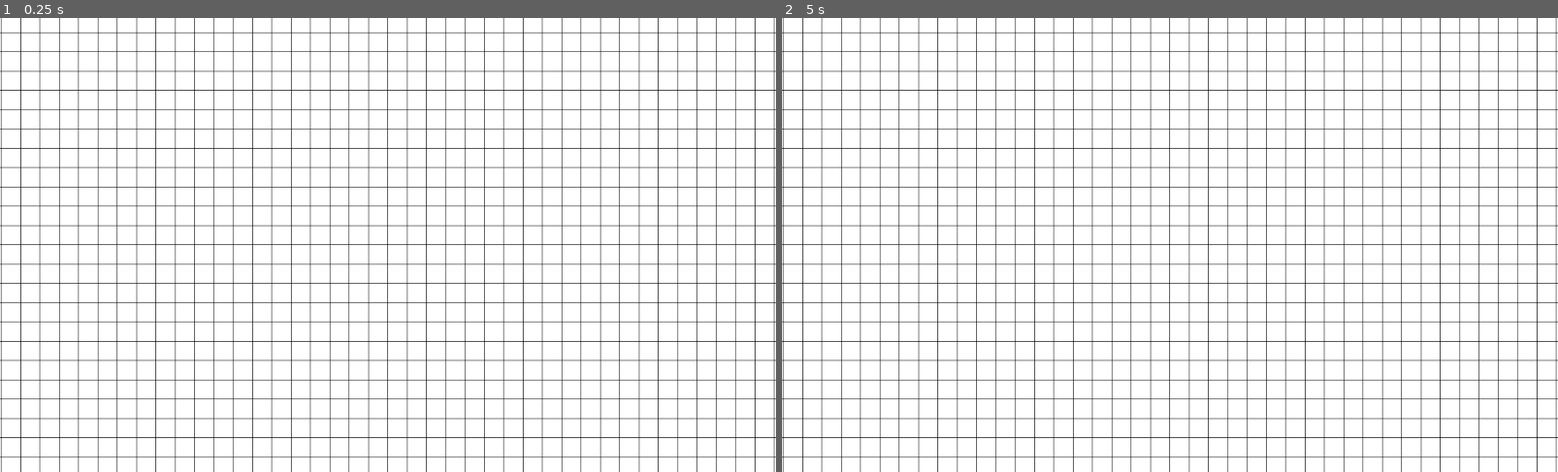
Above: before the commit, frames 1-2 (left to right).
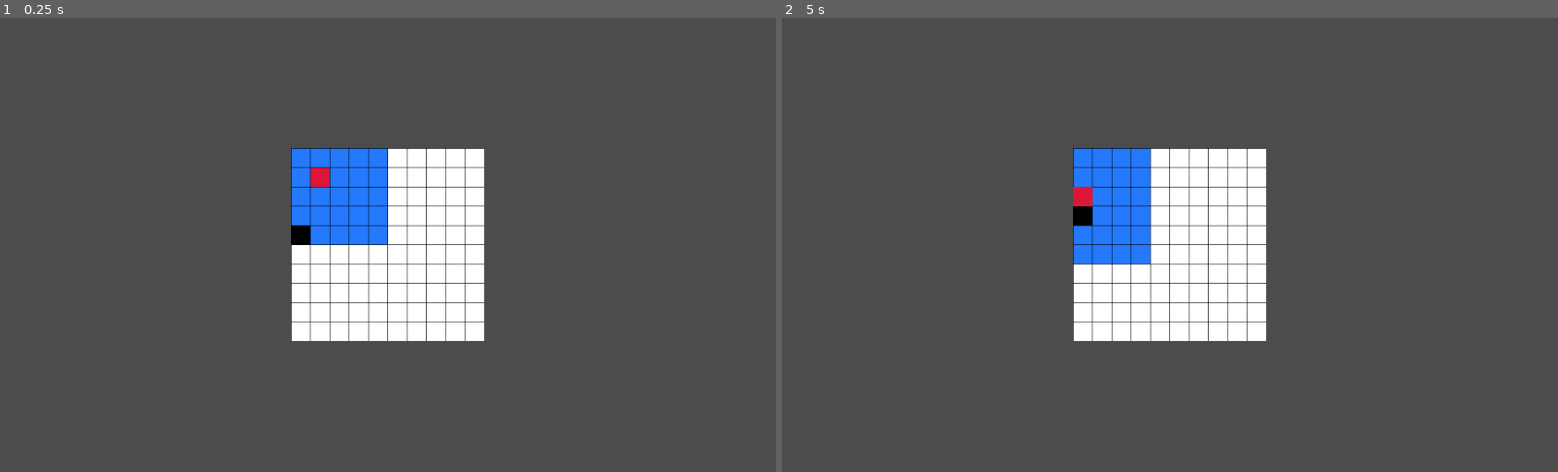
Above: after the commit, the same moments.

Repository: game-progamming-2019/PaperRacer
Game: Godot game, scene res://scenes/Game/Game.tscn
Two runs of this game, one before a commit and one after it. Both use one fixed random seed, a clock stepped at 60 frames per second and the inputs below.
Inputs (mouse positions are in pixels of both pictures, inside the frame that each line leads up to):
- Up to frame 1 (0.25 s): no input
- Up to frame 2 (5 s): tap Enter at 0.5, 2, 3.5 s; move the mouse to (1340, 222) at 0.52 s; click (1340, 222) at 0.67 s; tap Space at 1.25, 2.75, 4.25 s; drag from (1014, 267) to (789, 22) at 1.27 s; move the mouse to (1247, 145) at 2.02 s; click (1247, 145) at 2.17 s; drag from (1131, 335) to (789, 40) at 2.77 s; move the mouse to (1402, 313) at 3.52 s; click (1402, 313) at 3.67 s; drag from (937, 176) to (789, 63) at 4.27 s

The runs differ from the first frame. In frame 1, 90% of the frame differs, in the area x 0-100%, y 0-100%; in frame 2, 90%.
Error after the commit: Attempt to call function 'get_parent' in base 'null instance' on a null instance. (res://scenes/Game/Game.gd:40)

Commit message:
Turn.gd script written, Distincition between KI and Human

Diff:
--- a/scenes/Driver/Driver.gd
+++ b/scenes/Driver/Driver.gd
@@ -3,11 +3,13 @@
 
 var NAME: String
 var VEHICLE: Vehicle
+var KI: bool
 var _position: Vector2
 
-func _init(name, vehicle):
+func _init(name, vehicle, ki):
 	self.NAME = name
 	self.VEHICLE = vehicle
+	self.KI = ki
 	self.set_texture(VEHICLE.getTexture())
 
 func setPosition(x, y):
--- a/scenes/Game/Camera.gd
+++ b/scenes/Game/Camera.gd
@@ -9,7 +9,7 @@
 var move_camera = false
 var start_position = Vector2.ZERO
 
-func _initiliase():
+func initialise():
 	self.position = Vector2((Settings.ROWS / 2) * Settings.RECTANGLE_SIZE, (Settings.COLUMNS / 2) * Settings.RECTANGLE_SIZE)
 
 func _input(event):
--- a/scenes/Game/Game.gd
+++ b/scenes/Game/Game.gd
@@ -2,42 +2,36 @@
 # Erstellt 14.09.2019
 extends Node2D
 
+# Skript das sich nur um das rundenbasierte Verhalten kümmert
+# Erzeugt einen Thread
+const Turn = preload("res://scripts/gamemaster/Turn.gd")
+var TURNMANAGER = null
+
+# Notwendig für das richtige Verhalten der Funktion "Driver_Turn()" innerhalb von Turn.gd
 signal mouse_click
+signal action_finished
 
+# Speichert alle Teilnehmer des Rennens
 var Participants = []
 var clicked_node: Node2D
 
 # Called when the node enters the scene tree for the first time.
 func _ready():
 
-	$Racetrack._initialise(100, 100)
-	$Camera._initiliase()
+	$Racetrack.initialise(10, 10)
+	$Camera.initialise()
+
+	# Call by Reference, Participants vergibt nur eine Referenz auf sich.
+	TURNMANAGER = Turn.new(self, $Racetrack, Participants)
 
 	#	$Racetrack.RECTANGLES[4][4].highlight()
 	#	yield(get_tree().create_timer(2), "timeout")
 	#	$Racetrack.RECTANGLES[4][4].unhighlight()
 
-	addParticipant(Driver.new("Christoph", Golf.new()))
+	addParticipant(Driver.new("Christoph", Mercedes.new(), false))
+	addParticipant(Driver.new("Anja", Golf.new(), true))
 	initialiseDrivers()
-	player_turn()
-
-func player_turn():
-	clicked_node = null
-	var selection = $Racetrack.get_possibilities_for(Participants[0])
-	$Racetrack.highlight(selection)
-
-	# Highlight und Unhighlight wird nur für den Spieler gemacht.
-	yield(self, "mouse_click")
-	print(clicked_node)
-	if !(clicked_node in selection):
-		print("Nicht in der Selektion")
-		player_turn()
-	else:
-		print("In der Selektion")
-		var v = $Racetrack.getCoordinatesOfGridNode(clicked_node)
-		Participants[0].setPosition(v.x, v.y)
-		$Racetrack.unhighlight(selection)
-		player_turn()
+	TURNMANAGER.start()
 
 func _input(event):
 	if event is InputEventMouseButton:
@@ -54,8 +48,36 @@
 func initialiseDrivers():
 	for driver in Participants:
 		driver.appendTo($Drivers)
+
 		# Startposition
-		driver.setPosition(2,2)
+		var rng = RandomNumberGenerator.new()
+		rng.randomize()
+		driver.setPosition(rng.randi_range(0, Settings.COLUMNS - 1), rng.randi_range(0, Settings.ROWS - 1))
+
+func action(driver):
+	print(driver.NAME + "'s Aktion")
+	var selection = $Racetrack.getPossibilities(driver)
+	if driver.KI:
+
+		# Provisorisch
+		# "KI" wird auf ein zufälliges erlaubtes Feld gesetzt
+		var rng = RandomNumberGenerator.new()
+		rng.randomize()
+		var x = rng.randi_range(0, selection.size() - 1)
+		driver.setPosition($Racetrack.getCoordinates(selection[x]).x, $Racetrack.getCoordinates(selection[x]).y)
+	else:
+		clicked_node = null
+		$Racetrack.highlight(selection)
+
+		# Highlight und Unhighlight wird nur für den Spieler gemacht.
+		yield(self, "mouse_click")
+		if !(clicked_node in selection):
+			action(driver)
+		else:
+			var v = $Racetrack.getCoordinates(clicked_node)
+			driver.setPosition(v.x, v.y)
+			$Racetrack.unhighlight(selection)
+			emit_signal("action_finished")
 
 	# func _init()
 	#	Initialisiert Racetrack
--- a/scenes/Racetrack/Racetrack.gd
+++ b/scenes/Racetrack/Racetrack.gd
@@ -12,7 +12,7 @@
 
 # Baut das Level
 # 14.09 - Baut ein Feld der Größe ROWS, COLUMNS
-func _initialise(rows, columns):
+func initialise(rows, columns):
 	Settings.setRacetrackSize(rows, columns)
 
 	self.ROWS = rows
@@ -32,7 +32,7 @@
 
 #!Important
 # Errechnet die Felder auf die der Fahrer in seinem Zug fahren darf.
-func get_possibilities_for(driver):
+func getPossibilities(driver):
 	# Parameter die vom Fahrzeug kommen
 	var speed = 3
 	# var direction
@@ -71,7 +71,7 @@
 		return null
 	else:
 		return RECTANGLES[x][y]
-func getCoordinatesOfGridNode(gridNode):
+func getCoordinates(gridNode):
 	for x in range(self.ROWS):
 		for y in range(self.COLUMNS):
 			if gridNode == RECTANGLES[x][y]:
--- /dev/null
+++ b/scripts/gamemaster/Turn.gd
@@ -0,0 +1,60 @@
+"""
+Autor: Christoph Brosch
+Erstellt: 17.09.2019
+Beschreibung: Skript kümmert sich um das rundenbasierte Verhalten
+"""
+
+var Gamemaster: Node2D
+var Racetrack: Node2D
+var Participants: Array
+
+var done: bool
+var _clicked_node = null
+var _thread = Thread.new()
+var _end_thread = false
+var turn_count: int = 1
+
+func _init(Gamemaster, Racetrack, Participants):
+	self.Gamemaster = Gamemaster
+	self.Racetrack = Racetrack
+	self.Participants = Participants
+
+func start() -> bool:
+	_thread.start(self, "_turn", "")
+	return(true)
+
+func _turn(threadgarbage = null) -> void:
+	_initialiseTurn()
+	_driverTurns()
+
+	# Ich weiß nicht warum das funktioniert, aber es funktioniert.
+	# Ist in der Whileschleife Gefangen bis DriverTurns() fertig ist.
+	# Kein wirkliches MultiThreading, das Programm läuft weiter während er auf yield() wartet.
+	# Ähnlich wie Asynch in Javascript
+	while not done:
+		pass
+	_endTurn()
+	_turn()
+
+func _initialiseTurn() -> void:
+	turn_count += 1
+
+func _driverTurns() -> void:
+	done = false
+	for driver in Participants:
+		Gamemaster.action(driver)
+		# Wenn die der Fahrer eine KI ist, entstand ein Deadlock.
+		if not driver.KI:
+			yield(Gamemaster, "action_finished")
+		if driver == Participants.back():
+			done = true
+
+func _endTurn() -> void:
+	print("Ende der " + str(turn_count) + " Runde")
+	pass
+
+# Möglichkeit den Thread von außerhalb zu beenden.
+# Noch nicht implementiert
+func end() -> bool:
+	_thread.wait_to_finish()
+	return true
--- a/scripts/singletons/Settings.gd
+++ b/scripts/singletons/Settings.gd
@@ -8,3 +8,5 @@
 func setRacetrackSize(rows, columns):
 	self.ROWS = rows
 	self.COLUMNS = columns
+
+# ReadOnly Flag
